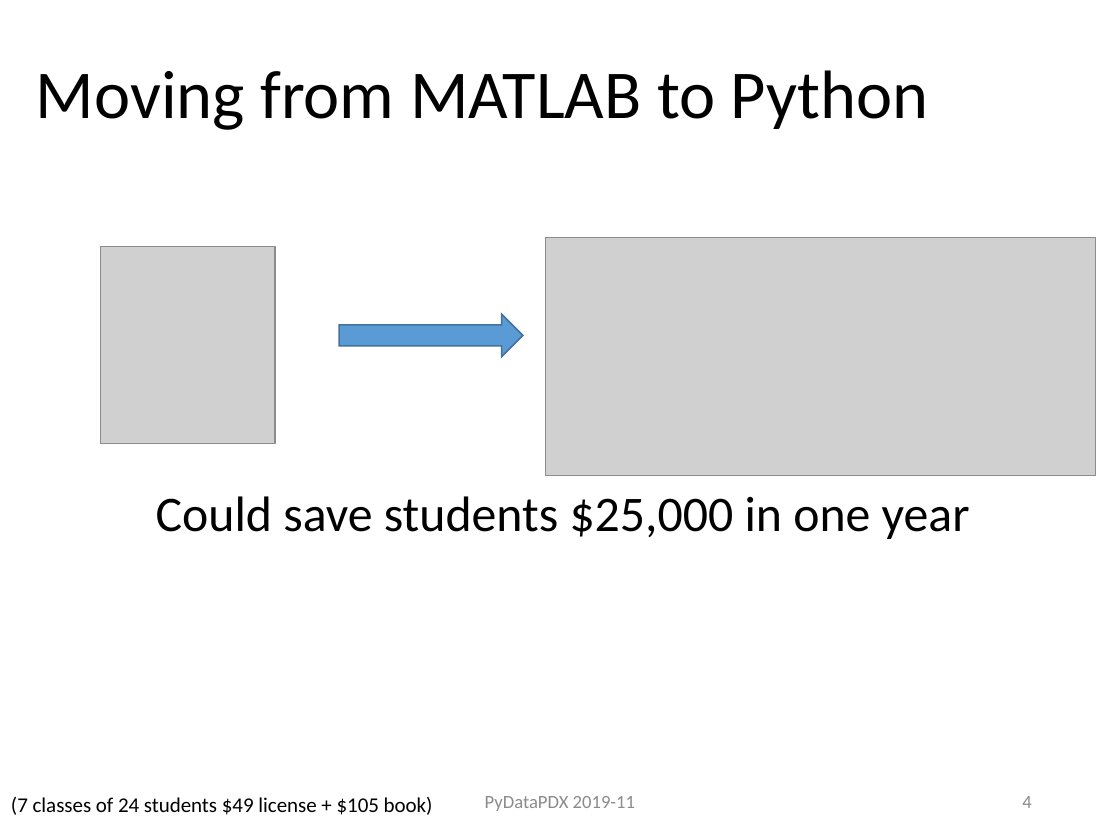
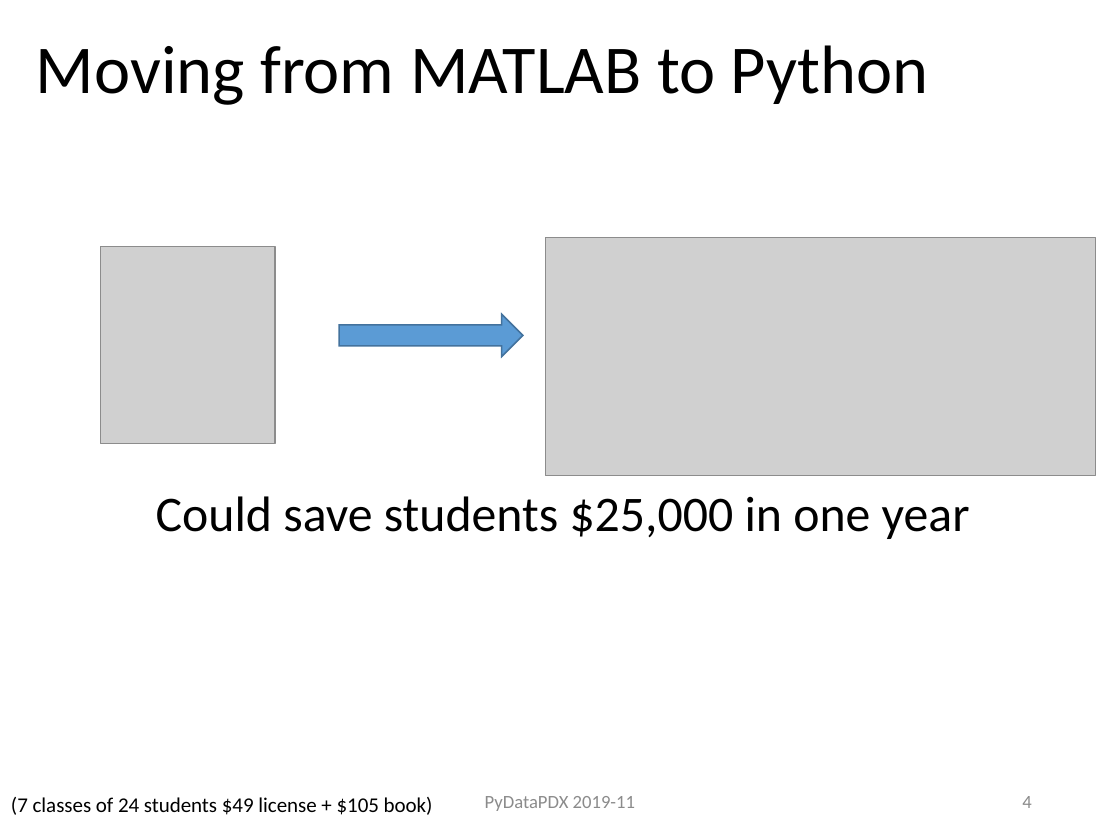
Before and after one commit to ProfessorKazarinoff/PyDataPDX-2019-11, a slide deck: slide 4 of PeterKazarinoff_PyDataPDX_2019-11.pptx. Drawn at 1120x840 pixels with LibreOffice and Linux fonts; fonts in the diff are those of the drawing; grey boxes stand for pictures. Boxes give left, top, right and bottom in pixels: in the first picture for what was removed or moved away, otherwise in the second. Text is boxed around its words. In the diff, an @@ line names an element or a change of style, - is before the commit and + after.

```diff
--- a/PeterKazarinoff_PyDataPDX_2019-11.pptx
+++ b/PeterKazarinoff_PyDataPDX_2019-11.pptx
@@ title "Moving from MATLAB to Python" moved from (x1=36, y1=70, x2=929, y2=130) to (x1=36, y1=45, x2=929, y2=105) @@
```
Also in this commit, not shown: 5 other slides changed, 2 slides added.
